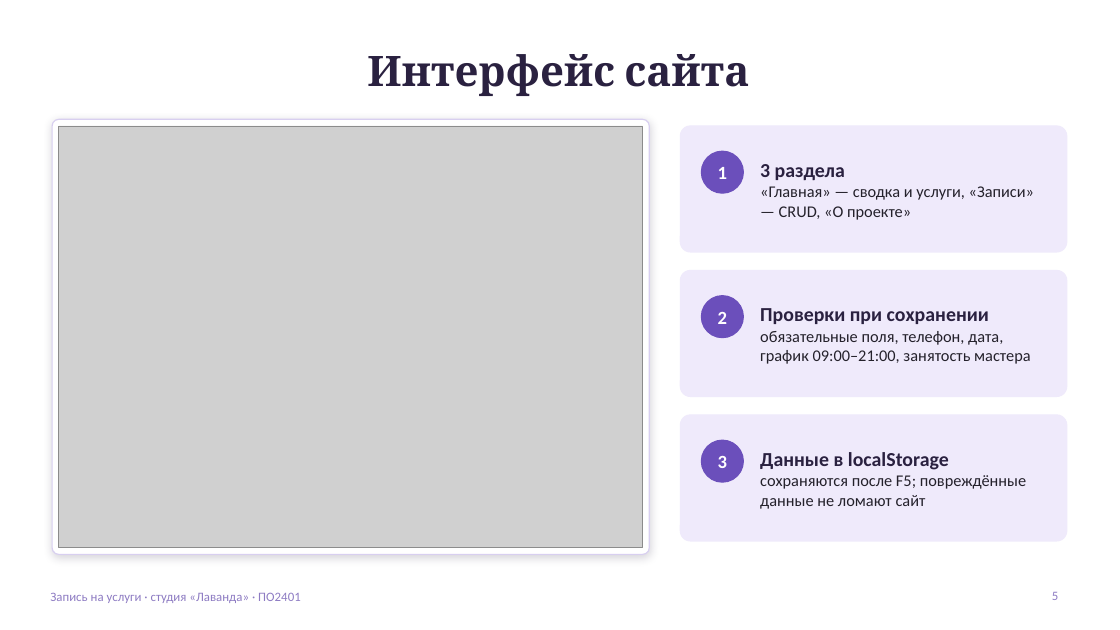
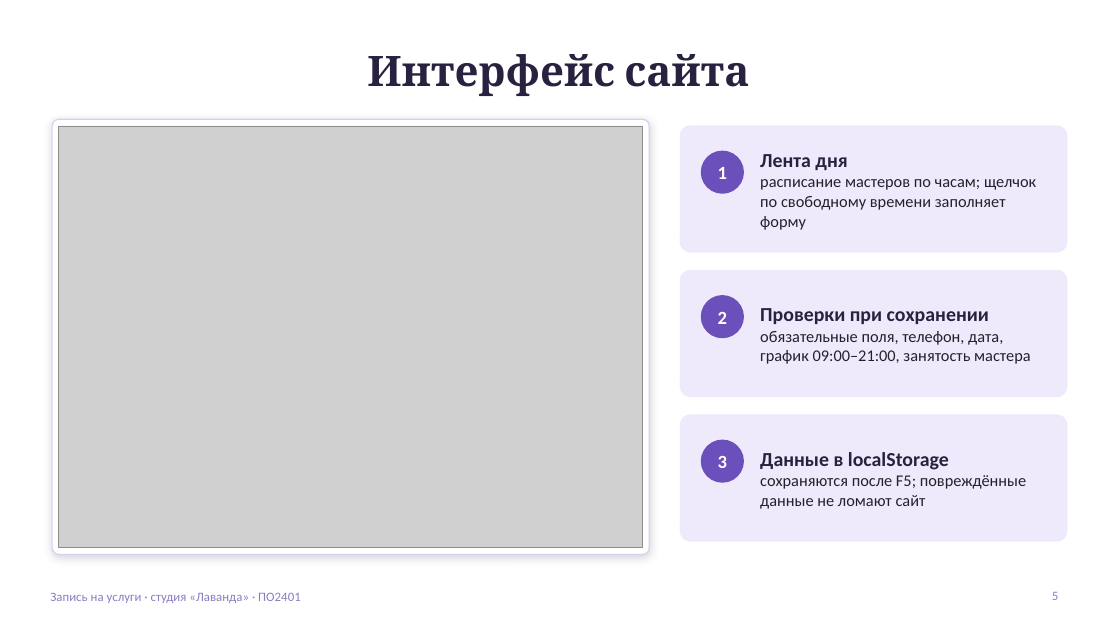
Before and after one commit to axssiz/Project_ES, a slide deck: slide 5 of docs/presentation.pptx. Drawn at 1120x630 pixels with LibreOffice and Linux fonts; fonts in the diff are those of the drawing; grey boxes stand for pictures. Boxes give left, top, right and bottom in pixels: in the first picture for what was removed or moved away, otherwise in the second. Text is boxed around its words. In the diff, an @@ line names an element or a change of style, - is before the commit and + after.

```diff
--- a/docs/presentation.pptx
+++ b/docs/presentation.pptx
@@ text at bbox=[760, 154, 1036, 230]: text changed @@
-3 раздела
-«Главная» — сводка и услуги, «Записи» — CRUD, «О проекте»
+Лента дня
+расписание мастеров по часам; щелчок по свободному времени заполняет форму
```
Also in this commit, not shown: 4 other slides changed, 28 other files.
